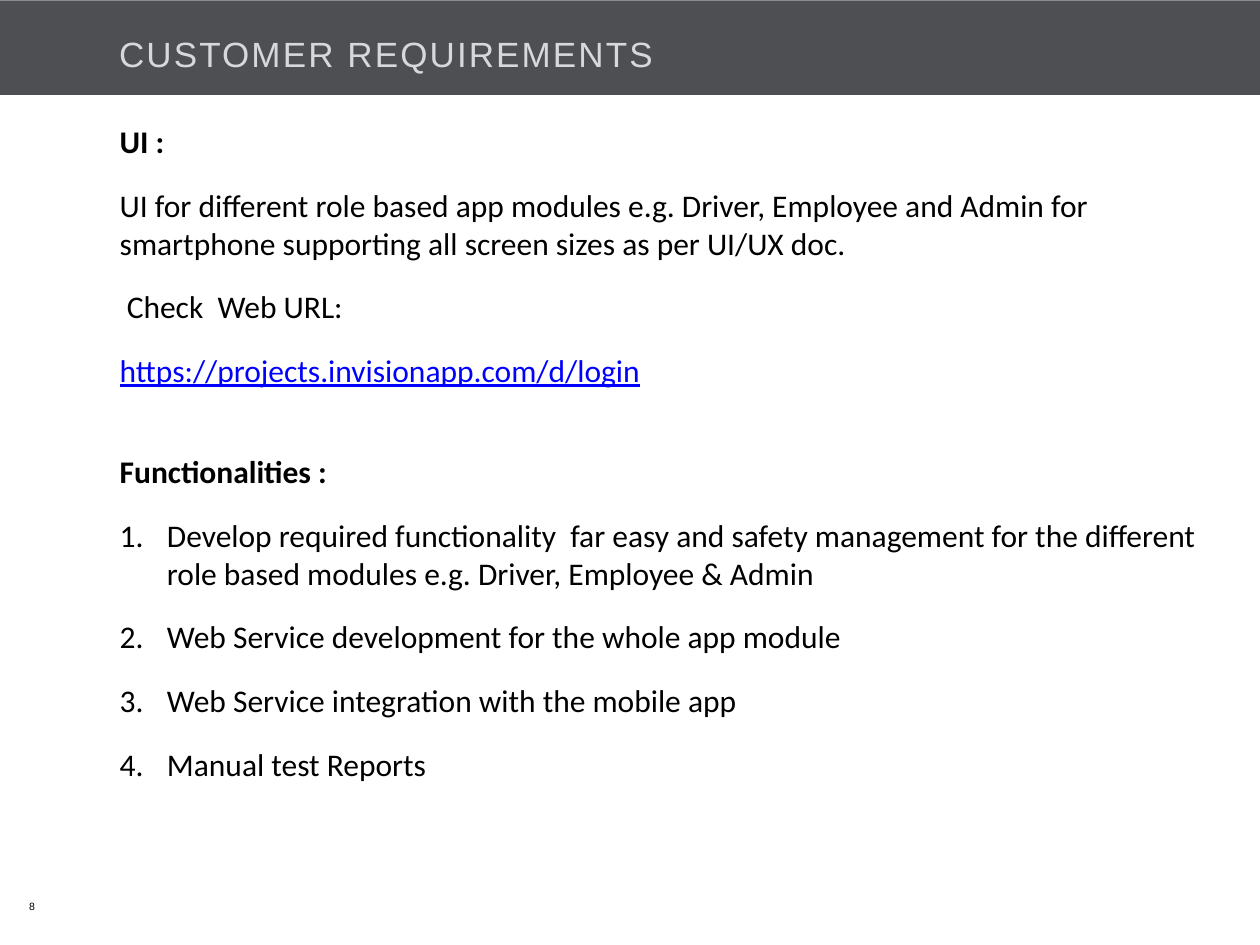
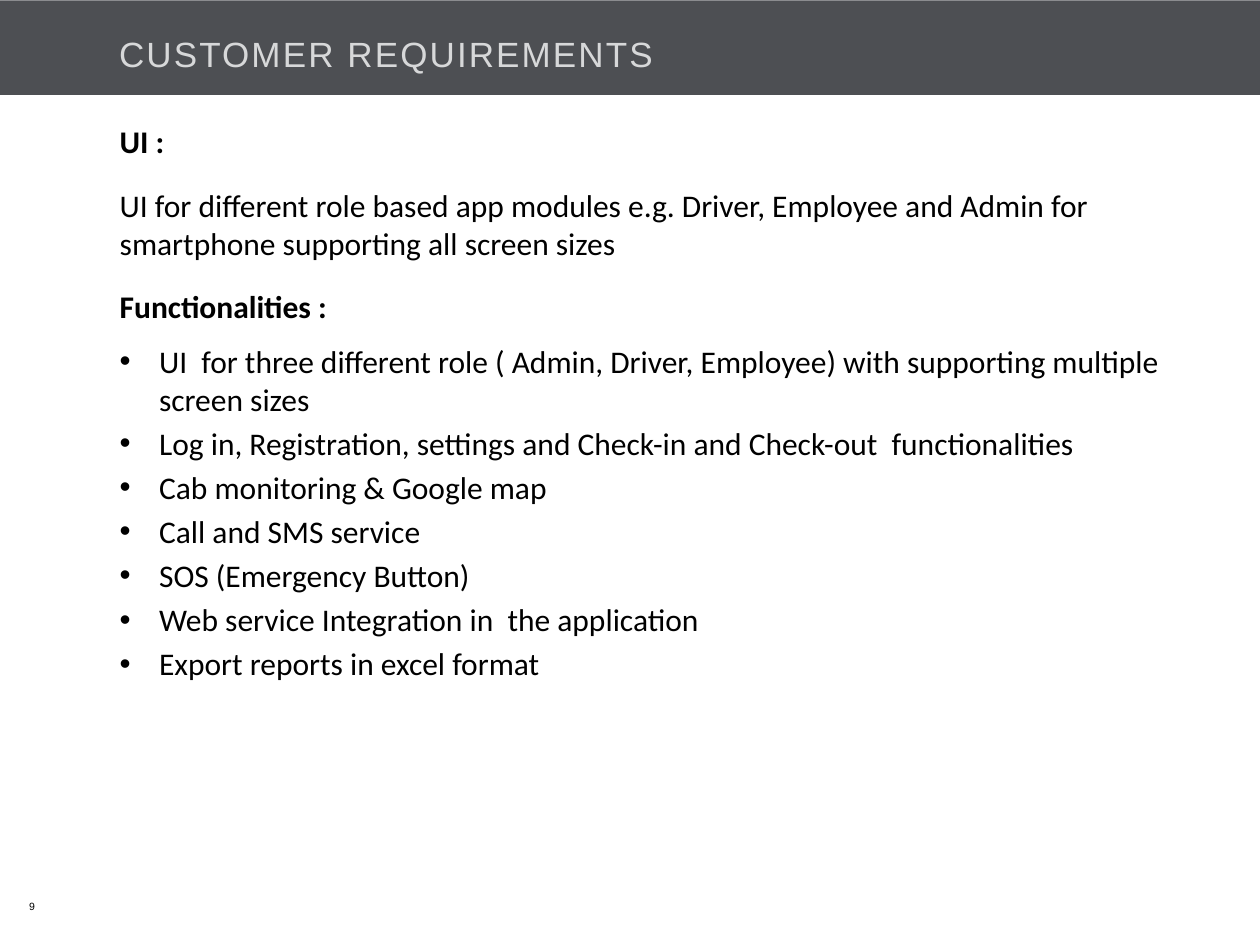
Before and after one commit to Bajarangi/demo, a slide deck: slide 9 of trunk/EasiCab/Documents/EASiCab_POC_kick off.pptx (slide 8 before the commit). Drawn at 1260x945 pixels with LibreOffice and Linux fonts; fonts in the diff are those of the drawing; background and template pictures are left out. Boxes give left, top, right and bottom in pixels: in the first picture for what was removed or moved away, otherwise in the second. Text is boxed around its words. In the diff, an @@ line names an element or a change of style, - is before the commit and + after.

Commit message:
updated ppt

```diff
--- a/trunk/EasiCab/Documents/EASiCab_POC_kick off.pptx
+++ b/trunk/EasiCab/Documents/EASiCab_POC_kick off.pptx
@@ text at [120,195,1087,261]: text changed @@
-UI for different role based app modules e.g. Driver, Employee and Admin for smartphone supporting all screen sizes as per UI/UX doc.
-Check Web URL:
-https://projects.invisionapp.com/d/login
+UI for different role based app modules e.g. Driver, Employee and Admin for smartphone supporting all screen sizes
@@ text at [159,350,1158,680]: text changed @@
-1. Develop required functionality far easy and safety management for the different role based modules e.g. Driver, Employee & Admin
-2. Web Service development for the whole app module
-3. Web Service integration with the mobile app
-4. Manual test Reports
+• UI for three different role ( Admin, Driver, Employee) with supporting multiple screen sizes
+• Log in, Registration, settings and Check-in and Check-out functionalities
+• Cab monitoring & Google map
+• Call and SMS service
+• SOS (Emergency Button)
+• Web service Integration in the application
+• Export reports in excel format
@@ page number at [29,902,35,910]: text changed @@
-8
+9
```
Also in this commit, not shown: 12 other slides changed, 1 slide added.
